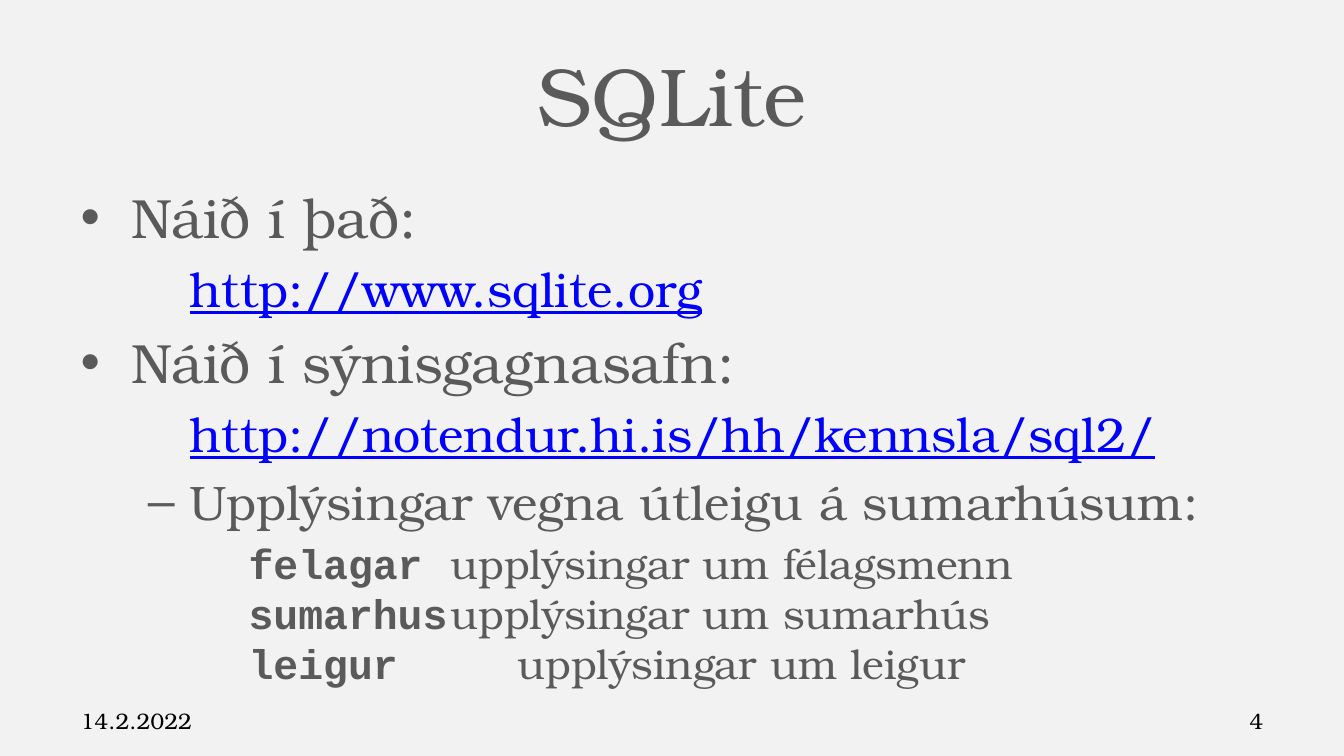
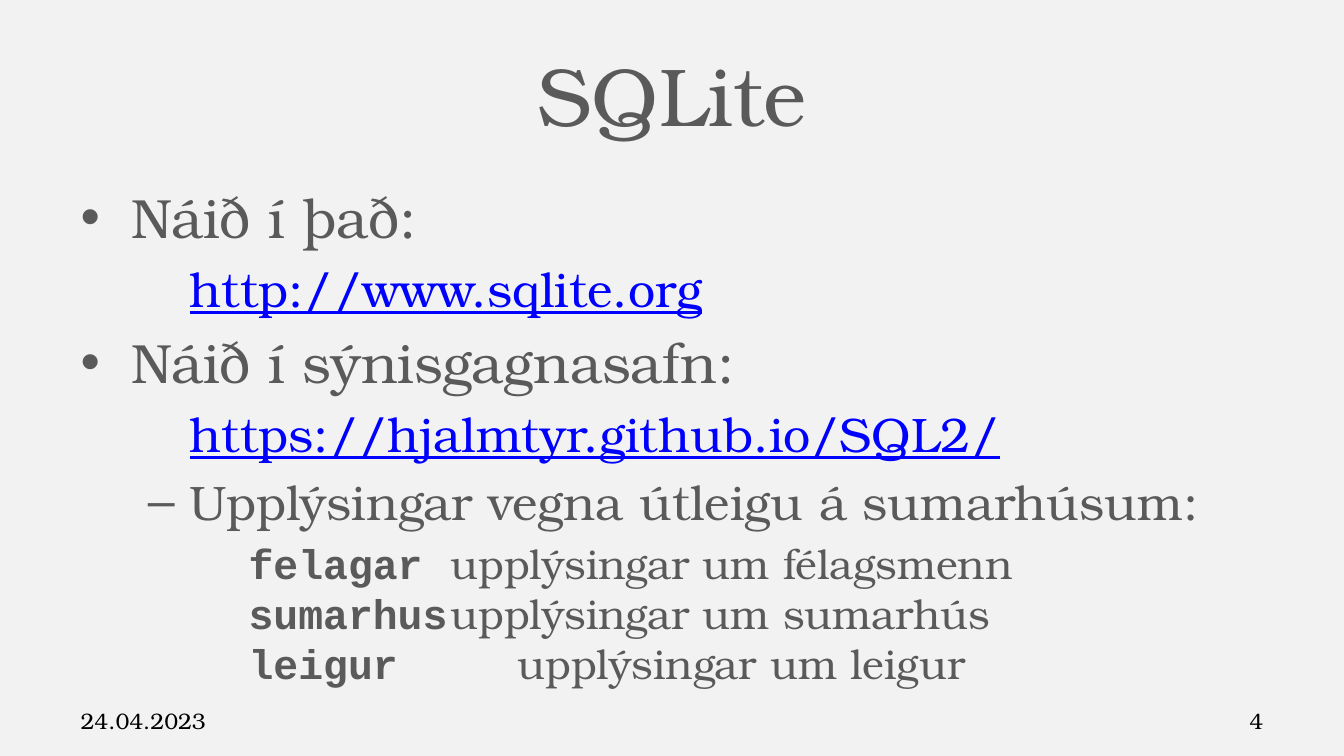
Before and after one commit to Hjalmtyr/SQL2, a slide deck: slide 4 of SQL-II.pptx. Drawn at 1344x756 pixels with LibreOffice and Linux fonts; fonts in the diff are those of the drawing; background and template pictures are left out. Boxes give left, top, right and bottom in pixels: in the first picture for what was removed or moved away, otherwise in the second. Text is boxed around its words. In the diff, an @@ line names an element or a change of style, - is before the commit and + after.

```diff
--- a/SQL-II.pptx
+++ b/SQL-II.pptx
@@ text at (190,417,1000,464): text changed @@
-  http://notendur.hi.is/hh/kennsla/sql2/
+  https://hjalmtyr.github.io/SQL2/
@@ text at (81,713,206,730): text changed @@
-14.2.2022
+24.04.2023
```
Also in this commit, not shown: 81 other slides changed, 11 other files.
